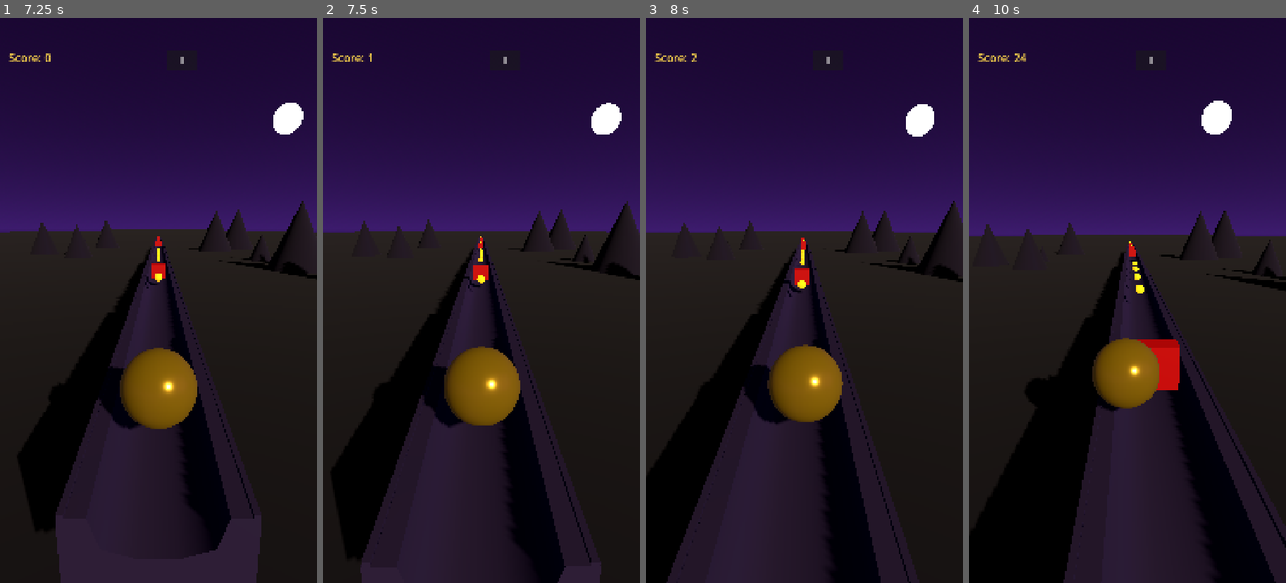
Above: before the commit, frames 1-4 (left to right).
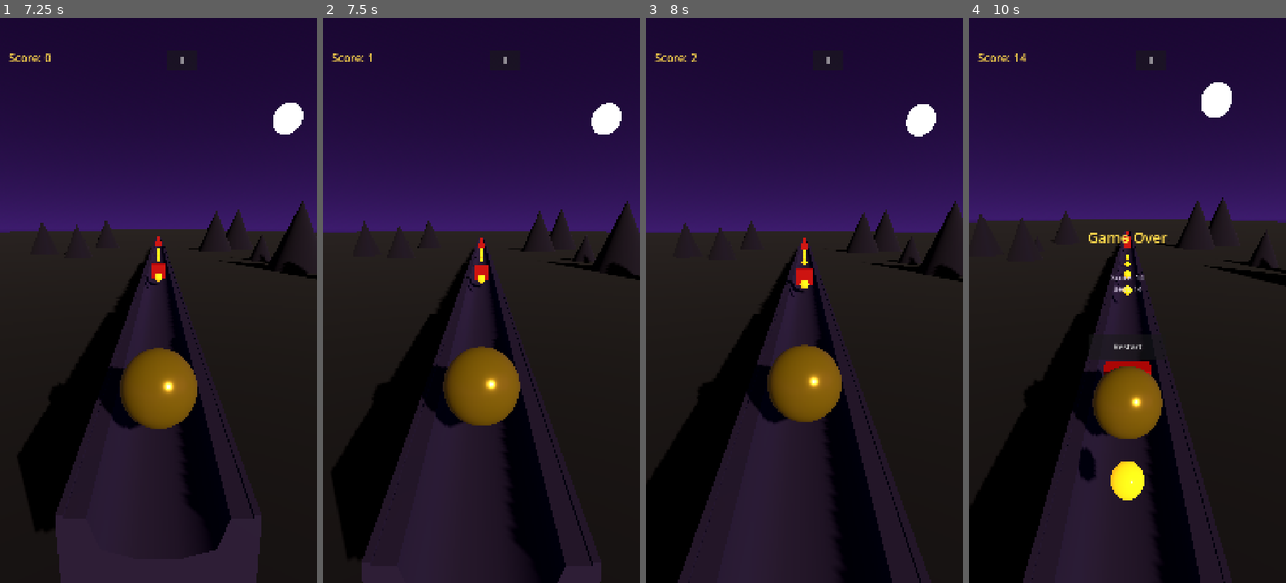
Above: after the commit, the same moments.

Repository: Ebrahassad/marble-rush
Game: Godot game, scene res://scenes/MainMenu.tscn
Same seed, same stepped clock (60 frames per second), same inputs: the game is played once before the commit and once after it.
Inputs (mouse positions are in pixels of both pictures, inside the frame that each line leads up to):
- Up to frame 1 (7.25 s): click "Play" at 0.5 s; click "II" at 1.25 s; click "Resume" at 2 s; click "II" at 2.75 s; click "Resume" at 3.5 s; click "II" at 4.25 s; click "Resume" at 5 s; move the mouse to (228, 272) at 5.77 s; click (228, 272) at 5.92 s; click "Restart" at 6.5 s
- Up to frame 2 (7.5 s): drag from (418, 328) to (465, 413) at 7.27 s
- Up to frame 3 (8 s): no input
- Up to frame 4 (10 s): move the mouse to (1159, 176) at 8.02 s; click (1159, 176) at 8.17 s; drag from (1111, 413) to (1032, 215) at 8.77 s; move the mouse to (1222, 385) at 9.52 s; click (1222, 385) at 9.67 s

Frame 1 is identical in both runs. In frame 2, 0.5% of the frame differs, in the area x 10-100%, y 15-100%; in frame 3, 3.2%; in frame 4, 19%, in the area x 0-100%, y 6-100%.

Commit message:
Fix jump detection priority so slight horizontal drift no longer swallows upward swipes

Diff:
--- a/scripts/ball_controller.gd
+++ b/scripts/ball_controller.gd
@@ -1,19 +1,24 @@
 extends RigidBody3D
 
 @export var forward_speed: float = 4.0
-@export var max_forward_speed: float = 8.0
+@export var base_max_forward_speed: float = 8.0
+@export var difficulty_ramp: float = 0.012
+@export var max_speed_cap: float = 20.0
 @export var steer_force: float = 18.0
 @export var jump_impulse: float = 6.0
 @export var fast_fall_force: float = 25.0
 @export var slam_impulse: float = 4.0
 @export var lane_limit: float = 0.55
 @export var fall_death_y: float = -5.0
+@export var jump_threshold: float = 40.0
+@export var fast_fall_threshold: float = 60.0
 
 var touch_start_x: float = 0.0
 var touch_start_y: float = 0.0
 var is_dragging: bool = false
 var is_grounded: bool = false
 var fast_falling: bool = false
+var jump_consumed: bool = false
 
 func _ready() -> void:
 	add_to_group("player")
@@ -45,7 +50,10 @@
 		freeze = true
 		return
 
-	if linear_velocity.z > -max_forward_speed:
+	var distance: float = max(-global_position.z, 0.0)
+	var current_max_speed: float = min(base_max_forward_speed + distance * difficulty_ramp, max_speed_cap)
+
+	if linear_velocity.z > -current_max_speed:
 		apply_central_force(Vector3(0, 0, -forward_speed * mass))
 
 	if global_position.x > lane_limit:
@@ -65,10 +73,14 @@
 			touch_start_x = event.position.x
 			touch_start_y = event.position.y
 			is_dragging = true
+			jump_consumed = false
 			if not is_grounded:
 				fast_falling = true
 				apply_central_impulse(Vector3(0, -slam_impulse * mass, 0))
 		else:
+			var total_delta_y: float = event.position.y - touch_start_y
+			if not jump_consumed and total_delta_y < -jump_threshold:
+				_jump()
 			is_dragging = false
 			fast_falling = false
 
@@ -76,19 +88,21 @@
 		var delta_x: float = event.position.x - touch_start_x
 		var delta_y: float = event.position.y - touch_start_y
 
-		if delta_y > 80.0:
-			fast_falling = true
+		if abs(delta_y) > abs(delta_x):
+			if delta_y < -jump_threshold and not jump_consumed:
+				_jump()
+			elif delta_y > fast_fall_threshold:
+				fast_falling = true
 		elif abs(delta_x) > 15.0:
 			var direction: float = sign(delta_x)
 			apply_central_force(Vector3(direction * steer_force * mass, 0, 0))
 			touch_start_x = event.position.x
-		elif delta_y < -80.0:
-			_jump()
 
 func _jump() -> void:
 	if is_grounded:
 		apply_central_impulse(Vector3(0, jump_impulse * mass, 0))
 		is_grounded = false
+		jump_consumed = true
 		SFX.play_jump()
 
 func _on_body_entered(body: Node) -> void:
